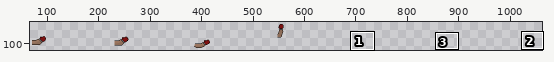
Two states of a sprite sheet, Assets/back_arm.png. The first picture is a wide view before the edit; the outline marks the close-up.
Close-up. The starting point:
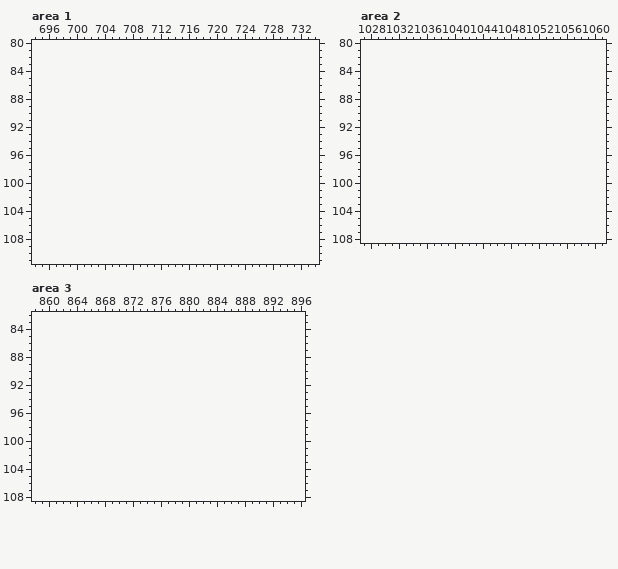
The file is 640x180 pixels. Shown: area 1: x 694..734, y 80..111; area 2: x 1027..1061, y 80..108; area 3: x 858..896, y 82..108. The old version is drawn lined up with the new one, on the new canvas. The wide view leaves out empty margins.
The result:
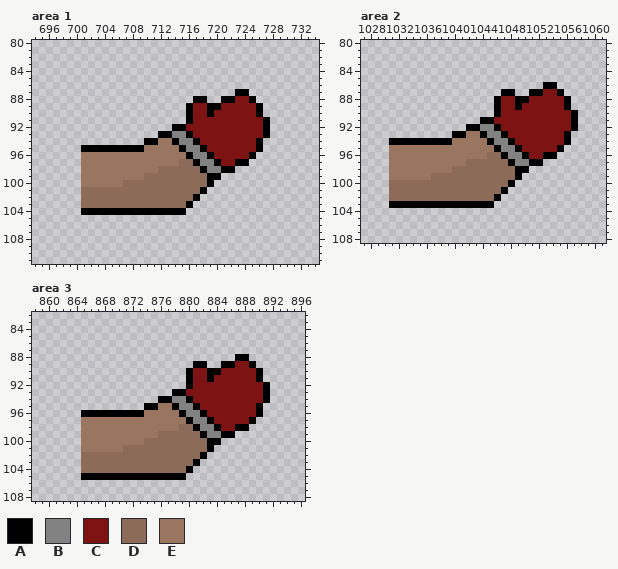
Palette (. is transparent): A #000000  B #828282  C #7d1313  D #8c6c58  E #9a7660
What changed:
canvas 640x180 -> 1120x180
Changed rows in their new state; - is an unchanged pixel.
Area 1:
first column x 701:
 87 ----------------------AA---
 88 ----------------AA--AACCA--
 89 ---------------ACCAACCCCCA-
 90 ---------------ACCACCCCCCA-
 91 ---------------ACCCCCCCCCCA
 92 -------------AACCCCCCCCCCCA
 93 -----------AABBACCCCCCCCCCA
 94 ---------AAEEABBACCCCCCCCA-
 95 AAAAAAAAAEEEEEABBACCCCCCCA-
 96 EEEEEEEEEEEEEEEABBACCCCCA--
 97 EEEEEEEEEEEEEEDDABBACCAA---
 98 EEEEEEEEEEEDDDDDDABBAA-----
 99 EEEEEEEEEDDDDDDDDDAA-------
100 EEEEEEDDDDDDDDDDDDA--------
101 DDDDDDDDDDDDDDDDDA---------
102 DDDDDDDDDDDDDDDDA----------
103 DDDDDDDDDDDDDDDA-----------
104 AAAAAAAAAAAAAAA------------
Area 2:
first column x 1031:
 86 ----------------------AA---
 87 ----------------AA--AACCA--
 88 ---------------ACCAACCCCCA-
 89 ---------------ACCACCCCCCA-
 90 ---------------ACCCCCCCCCCA
 91 -------------AACCCCCCCCCCCA
 92 -----------AABBACCCCCCCCCCA
 93 ---------AAEEABBACCCCCCCCA-
 94 AAAAAAAAAEEEEEABBACCCCCCCA-
 95 EEEEEEEEEEEEEEEABBACCCCCA--
 96 EEEEEEEEEEEEEEDDABBACCAA---
 97 EEEEEEEEEEEDDDDDDABBAA-----
 98 EEEEEEEEEDDDDDDDDDAA-------
 99 EEEEEEDDDDDDDDDDDDA--------
100 DDDDDDDDDDDDDDDDDA---------
101 DDDDDDDDDDDDDDDDA----------
102 DDDDDDDDDDDDDDDA-----------
103 AAAAAAAAAAAAAAA------------
Area 3:
first column x 865:
 88 ----------------------AA---
 89 ----------------AA--AACCA--
 90 ---------------ACCAACCCCCA-
 91 ---------------ACCACCCCCCA-
 92 ---------------ACCCCCCCCCCA
 93 -------------AACCCCCCCCCCCA
 94 -----------AABBACCCCCCCCCCA
 95 ---------AAEEABBACCCCCCCCA-
 96 AAAAAAAAAEEEEEABBACCCCCCCA-
 97 EEEEEEEEEEEEEEEABBACCCCCA--
 98 EEEEEEEEEEEEEEDDABBACCAA---
 99 EEEEEEEEEEEDDDDDDABBAA-----
100 EEEEEEEEEDDDDDDDDDAA-------
101 EEEEEEDDDDDDDDDDDDA--------
102 DDDDDDDDDDDDDDDDDA---------
103 DDDDDDDDDDDDDDDDA----------
104 DDDDDDDDDDDDDDDA-----------
105 AAAAAAAAAAAAAAA------------
Where, in picture pixels (left, top, right, bottom), the same in both close-ups:
added: (81, 89, 270, 215)
added: (389, 82, 578, 208)
added: (81, 354, 270, 480)
